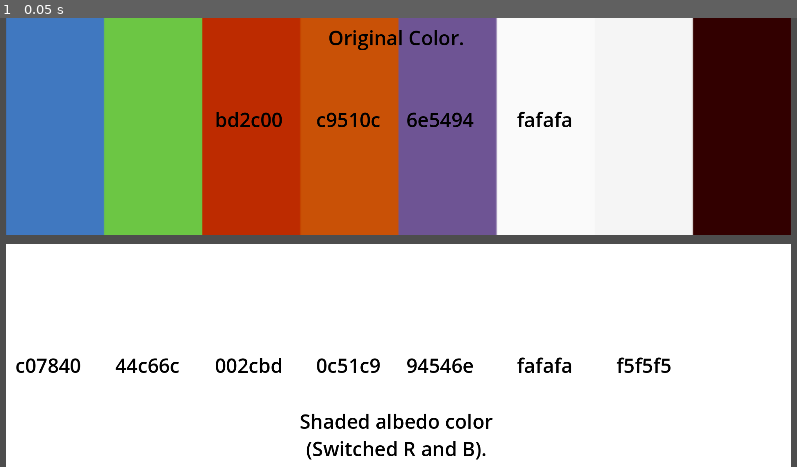
Above: before the commit, frame 1.
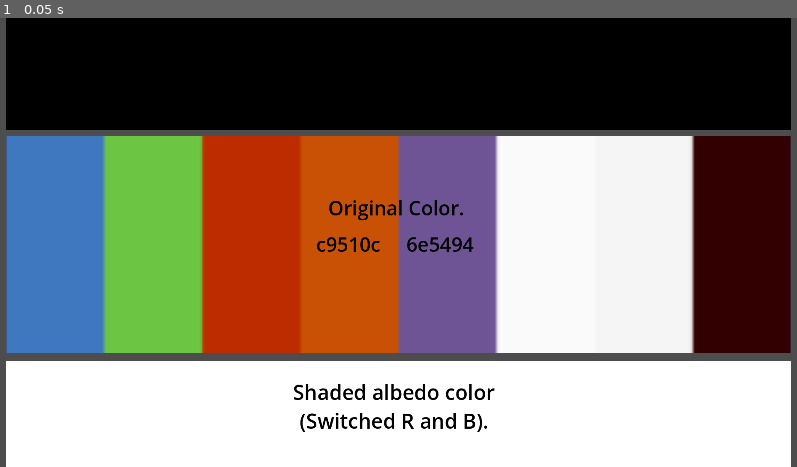
Above: after the commit, the same moment.

Repository: coati-time/Godot4ColorTest
Game: Godot game, scene res://node_3d.tscn
Two runs of this game, one before a commit and one after it. Both use one fixed random seed, a clock stepped at 60 frames per second and the inputs below.
Inputs:
- Up to frame 1 (0.05 s): no input

The runs differ from the first frame. In frame 1, 50% of the frame differs, in the area x 0-100%, y 0-99%.

Commit message:
[add] Test emission color.

Diff:
--- a/node_3d.tscn
+++ b/node_3d.tscn
@@ -1,7 +1,25 @@
-[gd_scene load_steps=4 format=3 uid="uid://covmqw8juvsvv"]
+[gd_scene load_steps=6 format=3 uid="uid://jygkr5cabwr"]
 
 [ext_resource type="Texture2D" uid="uid://cjnv1cxpn2rcj" path="res://GitHub colors - htmlcolors.com.png" id="1_yde1x"]
-[ext_resource type="Shader" uid="uid://d0achsecmy6f5" path="res://switchRandB.tres" id="2_4552m"]
+[ext_resource type="Shader" uid="uid://d0achsecmy6f5" path="res://switchAlbedoRandB.tres" id="2_4552m"]
+[ext_resource type="Shader" uid="uid://i4m880qruoit" path="res://switchEmissionRandB.tres" id="3_naxn3"]
+
+[sub_resource type="ShaderMaterial" id="ShaderMaterial_gjn4k"]
+render_priority = 0
+shader = ExtResource("3_naxn3")
+uv2_scale = Vector3(1, 1, 1)
+uv2_offset = Vector3(0, 0, 0)
+uv1_scale = Vector3(1, 1, 1)
+uv1_offset = Vector3(0, 0, 0)
+texture_emission = ExtResource("1_yde1x")
+specular = 0.5
+roughness = 1.0
+point_size = 1.0
+metallic_texture_channel = Plane(1, 0, 0, 0)
+metallic = 0.0
+emission_energy = 1.0
+emission = Color(0, 0, 0, 1)
+albedo = Color(0, 0, 0, 1)
 
 [sub_resource type="ShaderMaterial" id="ShaderMaterial_kveuq"]
 render_priority = 0
@@ -15,11 +33,16 @@
 [node name="DirectionalLight3d" type="DirectionalLight3D" parent="."]
 
 [node name="OriginalClolorSprite3d" type="Sprite3D" parent="."]
-transform = Transform3D(1, 0, 0, 0, 1, 0, 0, 0, 1, 0, 3.10035, 0)
+transform = Transform3D(1, 0, 0, 0, 0.460961, 0, 0, 0, 1, 0, -0.0234632, 0)
 texture = ExtResource("1_yde1x")
 
-[node name="ShadedColorSprite3d" type="Sprite3D" parent="."]
-transform = Transform3D(1, 0, 0, 0, 1, 0, 0, 0, 1, 0, -3.01707, 0)
+[node name="EmissionClolorSprite3d2" type="Sprite3D" parent="."]
+transform = Transform3D(1, 0, 0, 0, 1, 0, 0, 0, 1, 0, 4.43285, 0)
+material_override = SubResource("ShaderMaterial_gjn4k")
+texture = ExtResource("1_yde1x")
+
+[node name="AlbedoColorSprite3d" type="Sprite3D" parent="."]
+transform = Transform3D(1, 0, 0, 0, 1, 0, 0, 0, 1, 0, -4.50362, 0)
 material_override = SubResource("ShaderMaterial_kveuq")
 texture = ExtResource("1_yde1x")
 
@@ -28,10 +51,10 @@
 fov = 70.0
 
 [node name="Labels1" type="Node3D" parent="."]
-transform = Transform3D(1, 0, 0, 0, 1, 0, 0, 0, 1, 0, 2.5, 0)
+transform = Transform3D(1, 0, 0, 0, 1, 0, 0, 0, 1, 0, 0.979244, 0)
 
 [node name="Label3d0" type="Label3D" parent="Labels1"]
-transform = Transform3D(1, 0, 0, 0, 1, 0, 0, 0, 1, -0.0264339, 0, 0.17)
+transform = Transform3D(1, 0, 0, 0, 1, 0, 0, 0, 1, -0.0264339, -0.556284, 0.17)
 modulate = Color(0, 0, 0, 1)
 text = "Original Color."
 font_size = 48
@@ -92,68 +115,18 @@
 font_size = 48
 outline_size = 0
 
-[node name="Labels2" type="Node3D" parent="."]
-transform = Transform3D(1, 0, 0, 0, 1, 0, 0, 0, 1, 0, -2.5, 0)
+[node name="Label3d0" type="Label3D" parent="."]
+transform = Transform3D(1, 0, 0, 0, 1, 0, 0, 0, 1, -0.0264339, 2.0447, 0.17)
+modulate = Color(0, 0, 0, 1)
+text = "Shaded emission color
+(Switched R and B)."
+font_size = 48
+outline_size = 0
 
-[node name="Label3d0" type="Label3D" parent="Labels2"]
-transform = Transform3D(1, 0, 0, 0, 1, 0, 0, 0, 1, -0.0264339, 0.149938, 0.17)
+[node name="Label3d1" type="Label3D" parent="."]
+transform = Transform3D(1, 0, 0, 0, 1, 0, 0, 0, 1, -0.0528678, -1.91454, 0.34)
 modulate = Color(0, 0, 0, 1)
 text = "Shaded albedo color
 (Switched R and B)."
 font_size = 48
 outline_size = 0
-
-[node name="Label3d1" type="Label3D" parent="Labels2"]
-transform = Transform3D(1, 0, 0, 0, 1, 0, 0, 0, 1, -4.276, 1, 0.17)
-modulate = Color(0, 0, 0, 1)
-text = "c07840"
-font_size = 48
-outline_size = 0
-
-[node name="Label3d2" type="Label3D" parent="Labels2"]
-transform = Transform3D(1, 0, 0, 0, 1, 0, 0, 0, 1, -3.06539, 1, 0.170298)
-modulate = Color(0, 0, 0, 1)
-text = "44c66c"
-font_size = 48
-outline_size = 0
-
-[node name="Label3d3" type="Label3D" parent="Labels2"]
-transform = Transform3D(1, 0, 0, 0, 1, 0, 0, 0, 1, -1.82628, 1, 0.170298)
-modulate = Color(0, 0, 0, 1)
-text = "002cbd"
-font_size = 48
-outline_size = 0
-
-[node name="Label3d4" type="Label3D" parent="Labels2"]
-transform = Transform3D(1, 0, 0, 0, 1, 0, 0, 0, 1, -0.612915, 1, 0.170298)
-modulate = Color(0, 0, 0, 1)
-text = "0c51c9"
-font_size = 48
-outline_size = 0
-
-[node name="Label3d5" type="Label3D" parent="Labels2"]
-transform = Transform3D(1, 0, 0, 0, 1, 0, 0, 0, 1, 0.508301, 1, 0.170298)
-modulate = Color(0, 0, 0, 1)
-text = "94546e"
-font_size = 48
-outline_size = 0
-
-[node name="Label3d6" type="Label3D" parent="Labels2"]
-transform = Transform3D(1, 0, 0, 0, 1, 0, 0, 0, 1, 1.78642, 1, 0.170298)
-modulate = Color(0, 0, 0, 1)
-text = "fafafa"
-font_size = 48
-outline_size = 0
-
-[node name="Label3d7" type="Label3D" parent="Labels2"]
-transform = Transform3D(1, 0, 0, 0, 1, 0, 0, 0, 1, 2.99621, 1, 0.170298)
-modulate = Color(0, 0, 0, 1)
-text = "f5f5f5"
-font_size = 48
-outline_size = 0
-
-[node name="Label3d8" type="Label3D" parent="Labels2"]
-transform = Transform3D(1, 0, 0, 0, 1, 0, 0, 0, 1, 4.23468, 1, 0.170298)
-text = "3303"
-font_size = 48
-outline_size = 0
--- /dev/null
+++ b/switchAlbedoRandB.tres
@@ -0,0 +1,18 @@
+[gd_resource type="Shader" format=3 uid="uid://cwsg2i62l7hxs"]
+
+[resource]
+code = "shader_type spatial;
+render_mode blend_mix,depth_draw_opaque,cull_back,diffuse_burley,specular_schlick_ggx,unshaded;
+uniform sampler2D texture_albedo : source_color,filter_linear_mipmap,repeat_enable;
+uniform vec3 uv1_scale;
+uniform vec3 uv1_offset;
+
+void vertex() {
+	UV=UV*uv1_scale.xy+uv1_offset.xy;
+}
+
+void fragment() {
+	vec2 base_uv = UV;
+	vec4 albedo_tex = texture(texture_albedo,base_uv);
+	ALBEDO = vec3(albedo_tex.b,albedo_tex.g,albedo_tex.r);
+}"
--- /dev/null
+++ b/switchEmissionRandB.tres
@@ -0,0 +1,48 @@
+[gd_resource type="Shader" format=3 uid="uid://cnnfdghuycg8j"]
+
+[resource]
+code = "// NOTE: Shader automatically converted from Godot Engine 4.0.alpha15's StandardMaterial3D.
+
+shader_type spatial;
+render_mode blend_mix,depth_draw_opaque,cull_back,diffuse_burley,specular_schlick_ggx;
+uniform vec4 albedo : source_color;
+uniform sampler2D texture_albedo : source_color,filter_linear_mipmap,repeat_enable;
+uniform float point_size : hint_range(0,128);
+uniform float roughness : hint_range(0,1);
+uniform sampler2D texture_metallic : hint_default_white,filter_linear_mipmap,repeat_enable;
+uniform vec4 metallic_texture_channel;
+uniform sampler2D texture_roughness : hint_roughness_r,filter_linear_mipmap,repeat_enable;
+uniform float specular;
+uniform float metallic;
+uniform sampler2D texture_emission : source_color, hint_default_black,filter_linear_mipmap,repeat_enable;
+uniform vec4 emission : source_color;
+uniform float emission_energy;
+uniform vec3 uv1_scale;
+uniform vec3 uv1_offset;
+uniform vec3 uv2_scale;
+uniform vec3 uv2_offset;
+
+
+void vertex() {
+	UV=UV*uv1_scale.xy+uv1_offset.xy;
+}
+
+
+
+
+
+
+void fragment() {
+	vec2 base_uv = UV;
+	vec4 albedo_tex = texture(texture_albedo,base_uv);
+	ALBEDO = albedo.rgb * albedo_tex.rgb;
+	float metallic_tex = dot(texture(texture_metallic,base_uv),metallic_texture_channel);
+	METALLIC = metallic_tex * metallic;
+	vec4 roughness_texture_channel = vec4(1.0,0.0,0.0,0.0);
+	float roughness_tex = dot(texture(texture_roughness,base_uv),roughness_texture_channel);
+	ROUGHNESS = roughness_tex * roughness;
+	SPECULAR = specular;
+	vec3 emission_tex = texture(texture_emission,base_uv).rgb;
+	EMISSION = (emission.rgb+vec3(emission_tex.b,emission_tex.g,emission_tex.r))*emission_energy;
+}
+"
Not shown, changed: bin/colorTest.apk
Not shown, changed: bin/colorTest.apk.idsig
